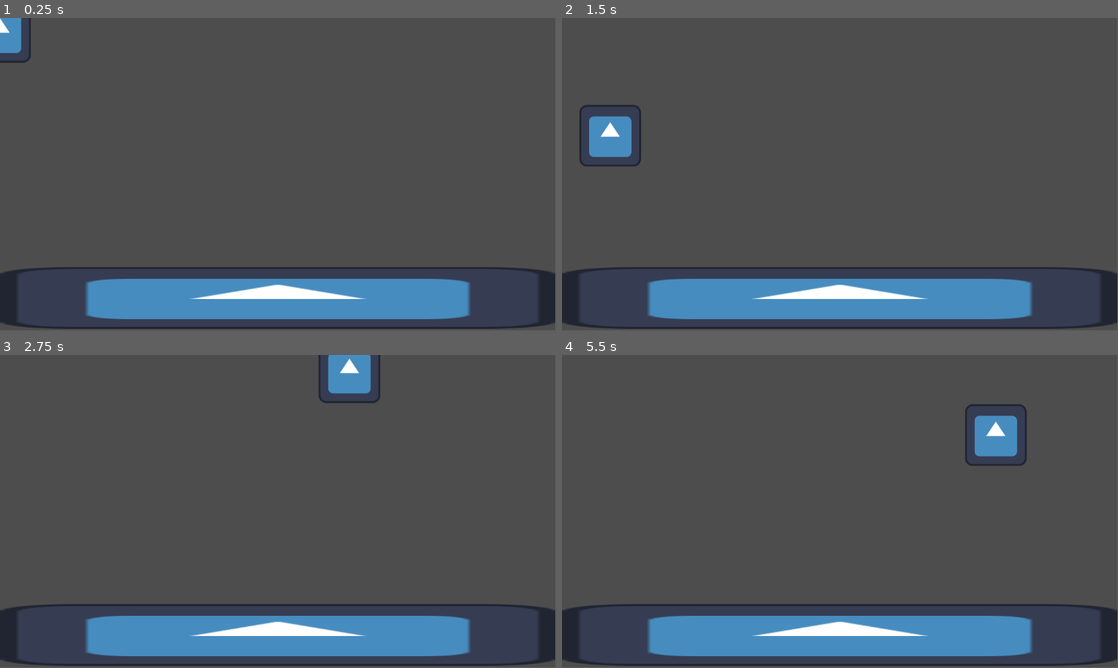
Above: before the commit, frames 1-4 (two rows, left to right).
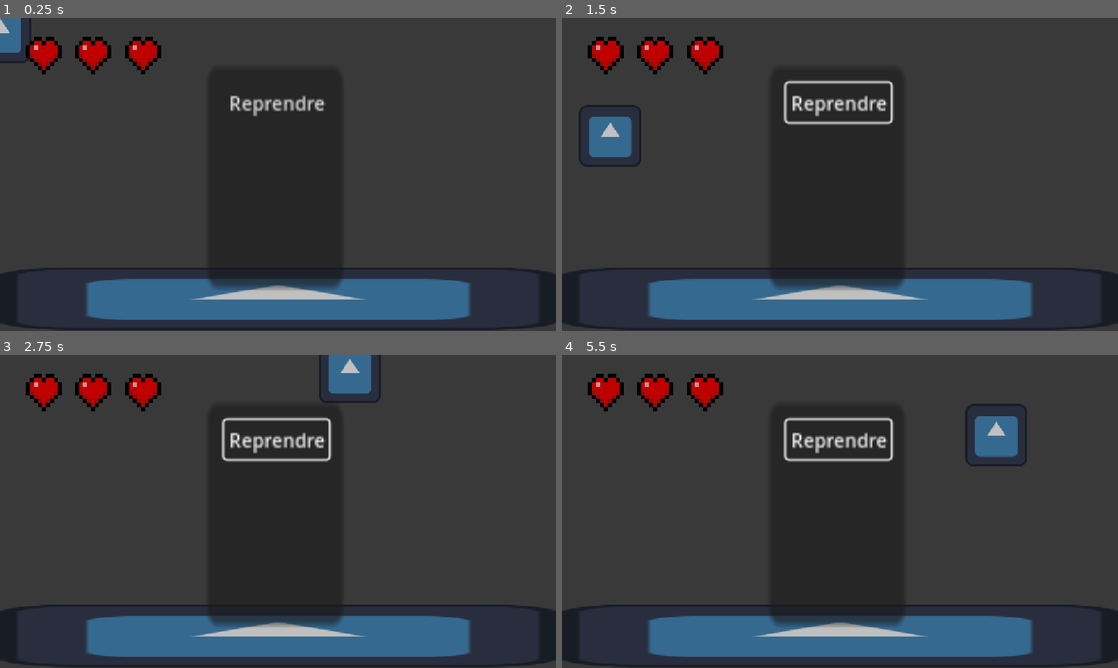
Above: after the commit, the same moments.

Repository: Starg0ne/CGJ-Ubuntu-Cheval-
Game: Godot game, scene res://scenes/level.tscn
The game is run twice, just before and just after one commit, with the same random seed, the same clock (stepped at 60 frames per second) and the same inputs. The engine's default icon, where the game draws it, is replaced by a stand-in: a white triangle on a blue panel in a dark square.
Inputs (mouse positions are in pixels of both pictures, inside the frame that each line leads up to):
- Up to frame 1 (0.25 s): no input
- Up to frame 2 (1.5 s): click (834, 105) at 0.5 s, where only the run after the commit has a clickable "Reprendre"; tap Enter (ui_accept) at 1.25 s; hold Right (ui_right) from 1.28 s (still down)
- Up to frame 3 (2.75 s): keep holding Right (ui_right); tap Enter (ui_accept) at 1.52, 2.27 s
- Up to frame 4 (5.5 s): release Right (ui_right) at 2.78 s; hold Left (ui_left) 2.78-3.53 s; hold Right (ui_right) 3.53-5.03 s; tap Enter (ui_accept) at 3.77, 4.52, 5.27 s; hold Left (ui_left) from 5.03 s (still down)
In our replay, the window is 799x449 before the commit and 800x450 after it. These sizes can differ from the game's own. Grey fills any space a smaller window leaves; there, only what the larger window draws over its background counts as a difference.

The runs differ from the first frame. In frame 1, 28% of the frame differs, in the area x 0-100%, y 0-100%; in frame 2, 28%; in frame 3, 28%; in frame 4, 29%, in the area x 0-100%, y 6-100%.

Commit message:
Interface Menu Pause
J'ai mis l'interface du menu pause mais il n'est pas fonctionnel

Diff:
--- a/project.godot
+++ b/project.godot
@@ -15,6 +15,10 @@
 config/features=PackedStringArray("4.5", "Mobile")
 config/icon="res://assets/icon.svg"
 
+[display]
+
+window/stretch/mode="canvas_items"
+
 [rendering]
 
 renderer/rendering_method="mobile"
--- /dev/null
+++ b/scenes/IU.tscn
@@ -0,0 +1,144 @@
+[gd_scene load_steps=7 format=3 uid="uid://cnskvyb10kbwr"]
+
+[ext_resource type="Texture2D" uid="uid://cocei3vdi3ng0" path="res://assets/Heart.webp" id="1_kk64n"]
+
+[sub_resource type="StyleBoxFlat" id="StyleBoxFlat_j7ch1"]
+bg_color = Color(0.6, 0.6, 0.6, 0)
+
+[sub_resource type="StyleBoxFlat" id="StyleBoxFlat_tdjga"]
+bg_color = Color(1, 0, 0.16862746, 0)
+
+[sub_resource type="StyleBoxFlat" id="StyleBoxFlat_kk64n"]
+bg_color = Color(1, 0, 0.16862746, 0)
+
+[sub_resource type="StyleBoxFlat" id="StyleBoxFlat_x3uwg"]
+bg_color = Color(1, 0, 0.16862746, 0)
+
+[sub_resource type="StyleBoxFlat" id="StyleBoxFlat_wjhai"]
+bg_color = Color(0, 0, 0, 0.13333334)
+
+[node name="Control" type="Control"]
+layout_mode = 3
+anchors_preset = 15
+anchor_right = 1.0
+anchor_bottom = 1.0
+grow_horizontal = 2
+grow_vertical = 2
+
+[node name="PlayerHP" type="Panel" parent="."]
+layout_mode = 1
+anchors_preset = -1
+anchor_left = 0.026041666
+anchor_top = 0.032407407
+anchor_right = 0.3081597
+anchor_bottom = 0.20679012
+theme_override_styles/panel = SubResource("StyleBoxFlat_j7ch1")
+metadata/_edit_use_anchors_ = true
+
+[node name="First Heart" type="Panel" parent="PlayerHP"]
+layout_mode = 1
+anchors_preset = -1
+anchor_left = 0.07076923
+anchor_top = 0.16814159
+anchor_right = 0.30153847
+anchor_bottom = 0.84070796
+grow_vertical = 2
+theme_override_styles/panel = SubResource("StyleBoxFlat_tdjga")
+
+[node name="Heart" type="TextureRect" parent="PlayerHP/First Heart"]
+layout_mode = 1
+anchors_preset = 15
+anchor_right = 1.0
+anchor_bottom = 1.0
+grow_horizontal = 2
+grow_vertical = 2
+texture = ExtResource("1_kk64n")
+expand_mode = 1
+
+[node name="Second Heart" type="Panel" parent="PlayerHP"]
+layout_mode = 1
+anchors_preset = -1
+anchor_left = 0.3846154
+anchor_top = 0.16371681
+anchor_right = 0.61538464
+anchor_bottom = 0.8362832
+grow_horizontal = 2
+grow_vertical = 2
+theme_override_styles/panel = SubResource("StyleBoxFlat_kk64n")
+metadata/_edit_use_anchors_ = true
+
+[node name="Heart" type="TextureRect" parent="PlayerHP/Second Heart"]
+layout_mode = 1
+anchors_preset = 15
+anchor_right = 1.0
+anchor_bottom = 1.0
+grow_horizontal = 2
+grow_vertical = 2
+texture = ExtResource("1_kk64n")
+expand_mode = 1
+
+[node name="Third Heart" type="Panel" parent="PlayerHP"]
+layout_mode = 1
+anchors_preset = -1
+anchor_left = 0.70153844
+anchor_top = 0.16814159
+anchor_right = 0.9323077
+anchor_bottom = 0.84070796
+grow_horizontal = 0
+grow_vertical = 2
+theme_override_styles/panel = SubResource("StyleBoxFlat_x3uwg")
+
+[node name="Heart" type="TextureRect" parent="PlayerHP/Third Heart"]
+layout_mode = 1
+anchors_preset = 15
+anchor_right = 1.0
+anchor_bottom = 1.0
+grow_horizontal = 2
+grow_vertical = 2
+texture = ExtResource("1_kk64n")
+expand_mode = 1
+
+[node name="Menu Pause" type="Panel" parent="."]
+layout_mode = 1
+anchors_preset = 15
+anchor_right = 1.0
+anchor_bottom = 1.0
+grow_horizontal = 2
+grow_vertical = 2
+theme_override_styles/panel = SubResource("StyleBoxFlat_wjhai")
+metadata/_edit_use_anchors_ = true
+
+[node name="Fond" type="Panel" parent="Menu Pause"]
+layout_mode = 1
+anchors_preset = 15
+anchor_right = 1.0
+anchor_bottom = 1.0
+grow_horizontal = 2
+grow_vertical = 2
+theme_override_styles/panel = SubResource("StyleBoxFlat_wjhai")
+metadata/_edit_use_anchors_ = true
+
+[node name="Panel Pause" type="Panel" parent="Menu Pause"]
+layout_mode = 1
+anchors_preset = -1
+anchor_left = 0.3732639
+anchor_top = 0.1558642
+anchor_right = 0.61681503
+anchor_bottom = 0.86207986
+offset_right = -240.57092
+offset_bottom = -417.62775
+grow_horizontal = 2
+grow_vertical = 2
+scale = Vector2(7.0142736, 11.440694)
+metadata/_edit_use_anchors_ = true
+
+[node name="Button" type="Button" parent="Menu Pause/Panel Pause"]
+layout_mode = 0
+offset_left = 4.562126
+offset_top = 3.4088838
+offset_right = 94.562126
+offset_bottom = 34.408882
+scale = Vector2(0.34220386, 0.22382337)
+theme_override_font_sizes/font_size = 16
+text = "Reprendre"
+flat = true
--- /dev/null
+++ b/scenes/Menu_Pause.gd
@@ -0,0 +1,11 @@
+extends Panel
+
+
+# Called when the node enters the scene tree for the first time.
+func _ready() -> void:
+	pass # Replace with function body.
+
+
+# Called every frame. 'delta' is the elapsed time since the previous frame.
+func _process(delta: float) -> void:
+	pass
--- a/scenes/level.tscn
+++ b/scenes/level.tscn
@@ -1,12 +1,17 @@
-[gd_scene load_steps=4 format=3 uid="uid://gkuidwu50df2"]
+[gd_scene load_steps=5 format=3 uid="uid://gkuidwu50df2"]
 
 [ext_resource type="Texture2D" uid="uid://dmse73bbdgro" path="res://assets/icon.svg" id="1_2q6dc"]
 [ext_resource type="PackedScene" uid="uid://doqxsjnp2uwbe" path="res://scenes/player.tscn" id="2_w7c3h"]
+[ext_resource type="PackedScene" uid="uid://cnskvyb10kbwr" path="res://scenes/IU.tscn" id="3_w8frs"]
 
 [sub_resource type="RectangleShape2D" id="RectangleShape2D_2q6dc"]
 size = Vector2(1151.5, 129)
 
 [node name="Level" type="Node2D"]
+
+[node name="CanvasLayer" type="CanvasLayer" parent="."]
+
+[node name="Control" parent="CanvasLayer" instance=ExtResource("3_w8frs")]
 
 [node name="Floor" type="StaticBody2D" parent="."]
 
Binary file added: assets/Heart.webp
Not shown, added: assets/Heart.webp.import
Not shown, added: scenes/Menu_Pause.gd.uid
